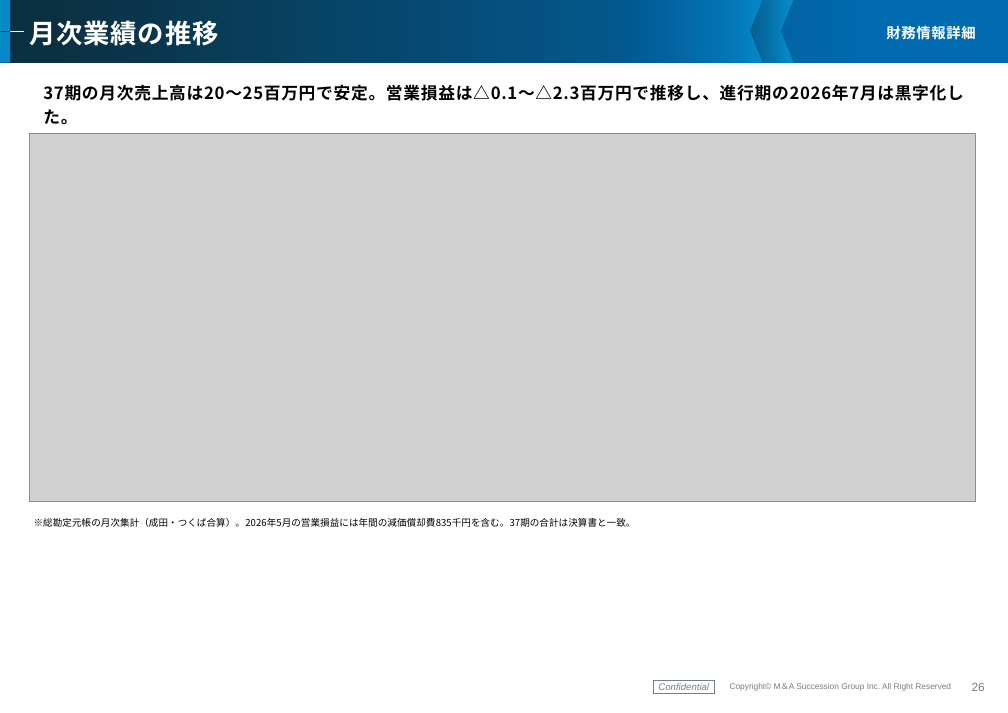
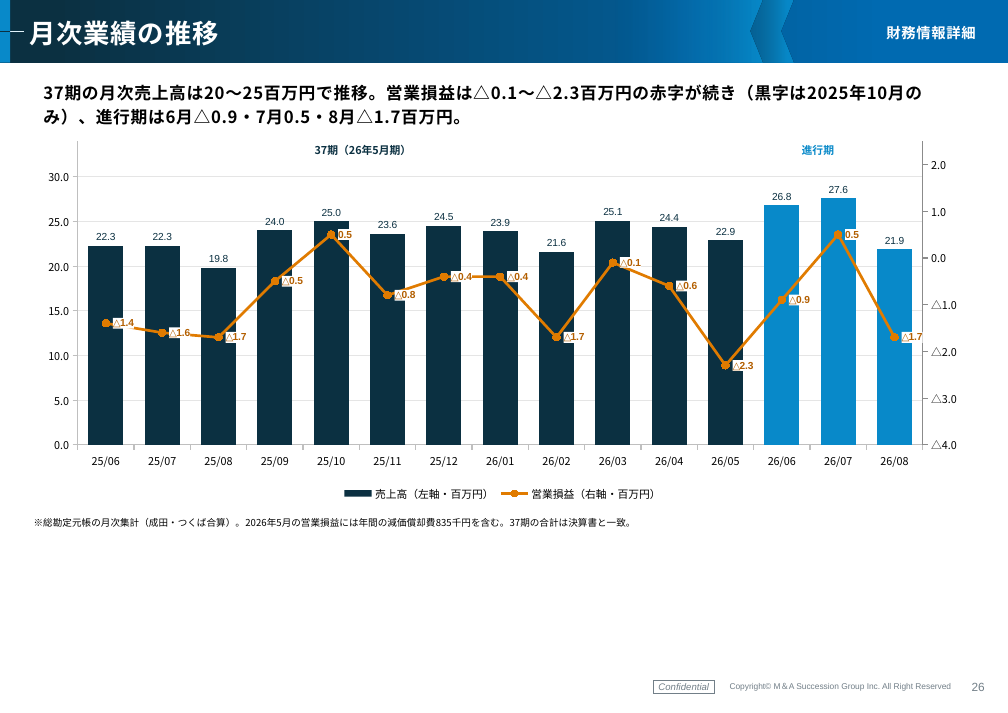
Before and after one commit to keisuketagaito/github-1st, a slide deck: slide 27 of 株式会社高塚商事/株式会社高塚商事_企業概要書.pptx. Drawn at 1008x713 pixels with LibreOffice and Linux fonts; fonts in the diff are those of the drawing; grey boxes stand for pictures; background and template pictures are left out. Boxes give left, top, right and bottom in pixels: in the first picture for what was removed or moved away, otherwise in the second. Text is boxed around its words. In the diff, an @@ line names an element or a change of style, - is before the commit and + after.

```diff
--- a/株式会社高塚商事/株式会社高塚商事_企業概要書.pptx
+++ b/株式会社高塚商事/株式会社高塚商事_企業概要書.pptx
@@ subtitle at [43,84,922,125]: text changed @@
-37期の月次売上高は20～25百万円で安定。営業損益は△0.1～△2.3百万円で推移し、進行期の2026年7月は黒字化した。
+37期の月次売上高は20～25百万円で推移。営業損益は△0.1～△2.3百万円の赤字が続き（黒字は2025年10月のみ）、進行期は6月△0.9・7月0.5・8月△1.7百万円。
@@ picture removed at [29,134,976,502] @@
@@ column chart added at [29,134,976,504] @@
+categories: 25/06, 25/07, 25/08, 25/09, 25/10, 25/11, 25/12, 26/01, 26/02, 26/03, 26/04, 26/05, 26/06, 26/07, 26/08
+売上高（左軸・百万円）: 22.3, 22.3, 19.8, 24, 25, 23.6, 24.5, 23.9, 21.6, 25.1, 24.4, 22.9, 26.8, 27.6, 21.9
+営業損益（右軸・百万円）: -1.4, -1.6, -1.7, -0.5, 0.5, -0.8, -0.4, -0.4, -1.7, -0.1, -0.6, -2.3, -0.9, 0.5, -1.7
@@ text added at [315,145,412,155], 9 pt, text #0B3041, bold @@
+37期（26年5月期）
@@ text added at [802,143,834,158], 9 pt, text #0889C9, bold @@
+進行期
```
Also in this commit, not shown: 1 other slide changed.
